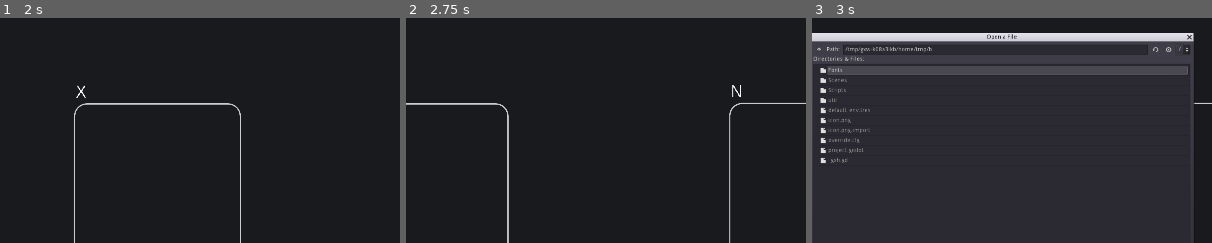
Above: before the commit, frames 1-3 (left to right).
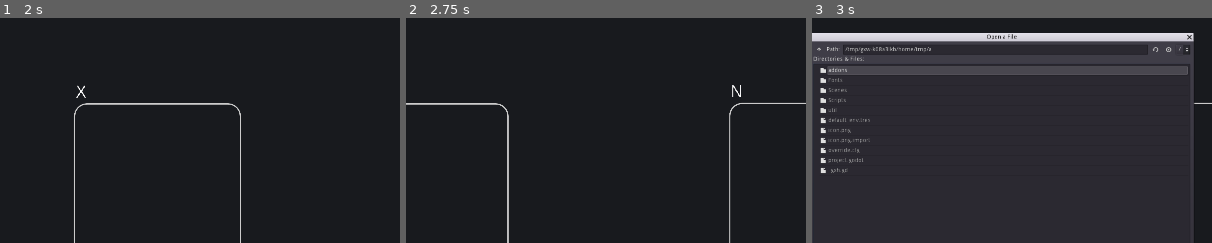
Above: after the commit, the same moments.

Repository: Mickaly13X/wv_project
Game: Godot game, scene res://Scenes/Main.tscn
Same seed, same stepped clock (60 frames per second), same inputs: the game is played once before the commit and once after it.
Inputs (mouse positions are % of the whole screen's width and height, from its top left):
- Up to frame 1 (2 s): click ">" at 0.5 s; click (8, 52) at 1.27 s; type "12" at 1.35 s
- Up to frame 2 (2.75 s): click "<" at 2 s
- Up to frame 3 (3 s): click "Import" at 2.75 s
The pictures show only the part of the screen within x 26-76%, y 18-68%; the shares and areas given below are measured in that part.

Frames 1-2 are identical in both runs. In frame 3, 0.6% of the frame differs, in the area x 2-30%, y 12-69%.

Commit message:
terminal

Diff:
--- a/Visualizer/Scenes/Element.tscn
+++ b/Visualizer/Scenes/Element.tscn
@@ -8,6 +8,7 @@
 script = ExtResource( 1 )
 
 [node name="Mask" type="Panel" parent="."]
+mouse_filter = 1
 custom_styles/panel = SubResource( 1 )
 __meta__ = {
 "_edit_use_anchors_": false
--- a/Visualizer/Scenes/Main.tscn
+++ b/Visualizer/Scenes/Main.tscn
@@ -633,9 +633,9 @@
 window_title = "Open een Bestand"
 mode = 0
 access = 2
-current_dir = "/Users/erickim/wv_project/Visualizer"
+current_dir = "/Users/Joran/Git/wv_project/Visualizer"
 current_file = "~"
-current_path = "/Users/erickim/wv_project/Visualizer/~"
+current_path = "/Users/Joran/Git/wv_project/Visualizer/~"
 __meta__ = {
 "_edit_use_anchors_": false
 }
--- a/Visualizer/project.godot
+++ b/Visualizer/project.godot
@@ -35,6 +35,10 @@
 window/stretch/mode="viewport"
 window/stretch/aspect="expand"
 
+[editor_plugins]
+
+enabled=PoolStringArray( "terminal" )
+
 [input]
 
 mouse_left={
Not shown, added: Visualizer/addons/terminal/dock.tscn
Not shown, added: Visualizer/addons/terminal/plugin.cfg
Not shown, added: Visualizer/addons/terminal/plugin.gd
Not shown, added: Visualizer/addons/terminal/previews/.gdignore
Binary file added: Visualizer/addons/terminal/previews/godot_preview_terminal.png
Not shown, added: Visualizer/addons/terminal/term.gd
Binary file added: Visualizer/addons/terminal/theme/LiberationMono-Regular.ttf
Not shown, added: Visualizer/addons/terminal/theme/black.tres
Not shown, added: Visualizer/addons/terminal/theme/theme.tres
Not shown, added: Visualizer/LICENSE
Not shown, added: Visualizer/README.md
Not shown, added: Visualizer/addons/terminal/pass.sh
